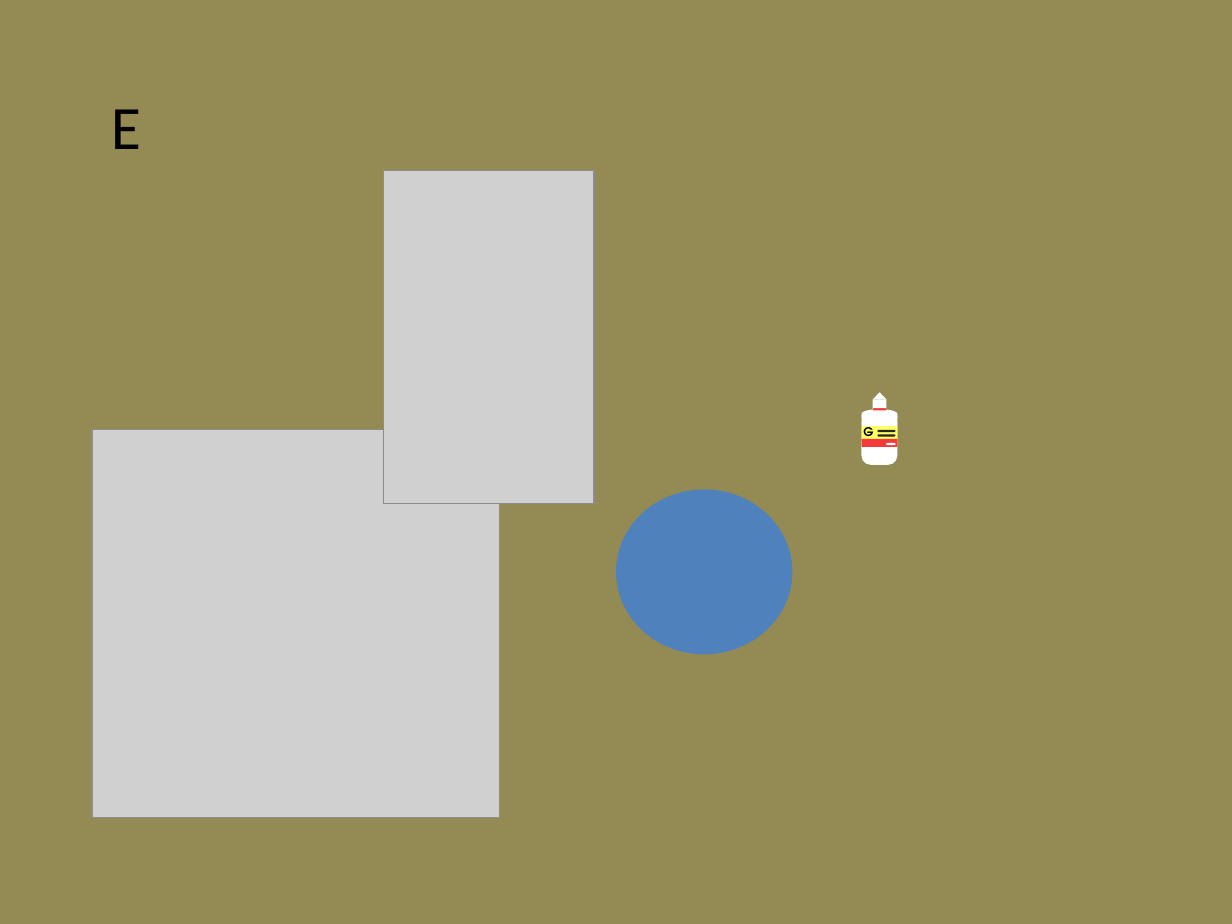
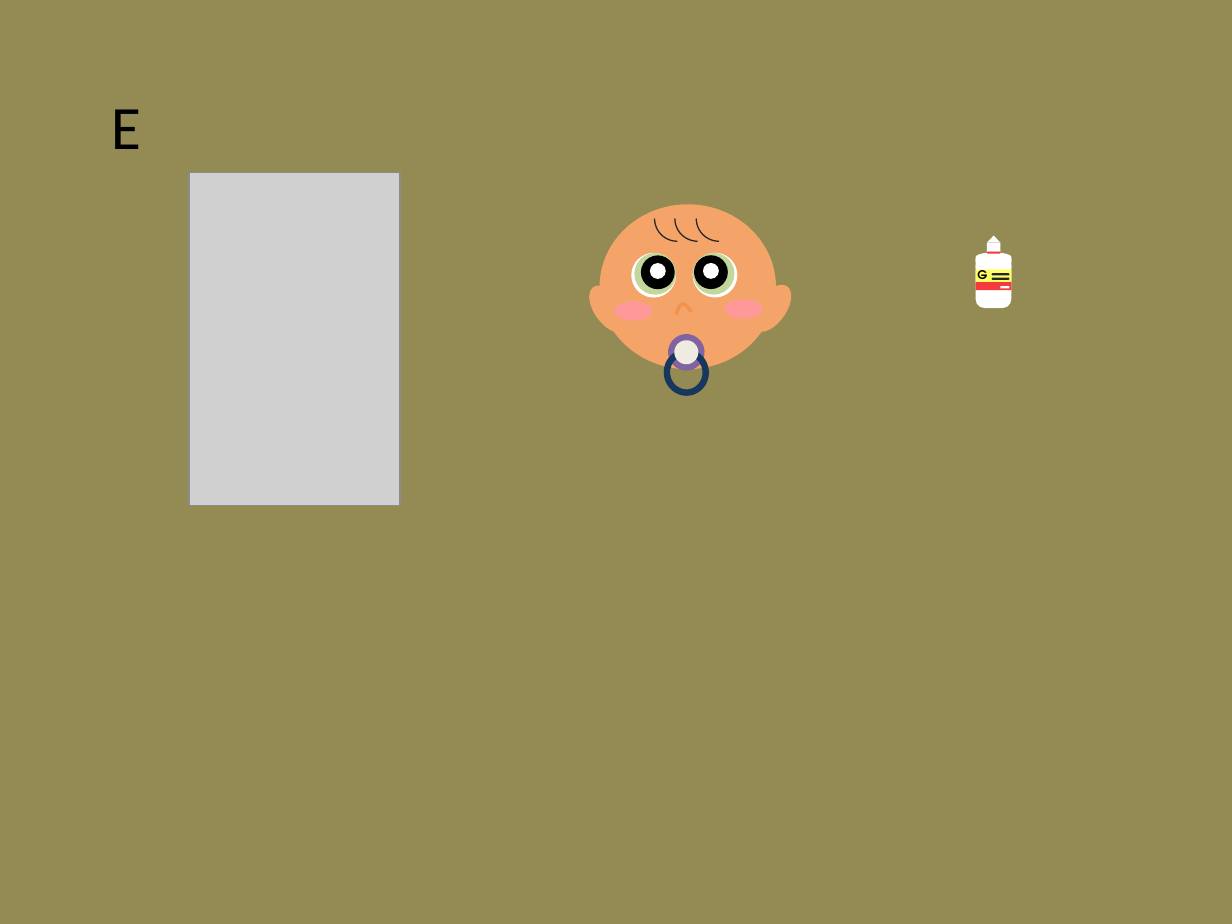
Before and after one commit to gustavogitzel/Discussex, a slide deck: slide 6 of Rascunhos/Imagens IST.pptx. Drawn at 1232x924 pixels with LibreOffice and Linux fonts; fonts in the diff are those of the drawing; grey boxes stand for pictures. Boxes give left, top, right and bottom in pixels: in the first picture for what was removed or moved away, otherwise in the second. Text is boxed around its words. In the diff, an @@ line names an element or a change of style, - is before the commit and + after.

```diff
--- a/Rascunhos/Imagens IST.pptx
+++ b/Rascunhos/Imagens IST.pptx
@@ picture: place and size @@
-picture at <box>383,171,594,504</box>
+picture at <box>190,172,400,505</box>
@@ ellipse: place and size @@
-ellipse at <box>616,489,792,654</box>
+ellipse at <box>600,205,776,370</box>
@@ ellipse at <box>600,205,776,370</box>: fill #4F81BD to #F4A469 @@
@@ group added at <box>581,196,800,398</box>: 14 ellipses, 3 arc (boxed as its full ellipse)s, 1 donut, 1 freeform shape @@
@@ 5 rounded rectangles, 3 rectangles, 2 flow chart delays, 1 text, 1 triangle: place and size @@
-5 rounded rectangles, 3 rectangles, 2 flow chart delays, 1 text, 1 triangle at <box>861,392,898,464</box>
+5 rounded rectangles, 3 rectangles, 2 flow chart delays, 1 text, 1 triangle at <box>976,235,1012,308</box>
@@ rectangle: place and size @@
-rectangle at <box>887,444,896,446</box>
+rectangle at <box>1000,286,1009,288</box>
@@ picture removed at <box>92,429,500,817</box> @@
```
Also in this commit, not shown: 1 other slide changed, 1 other file.
